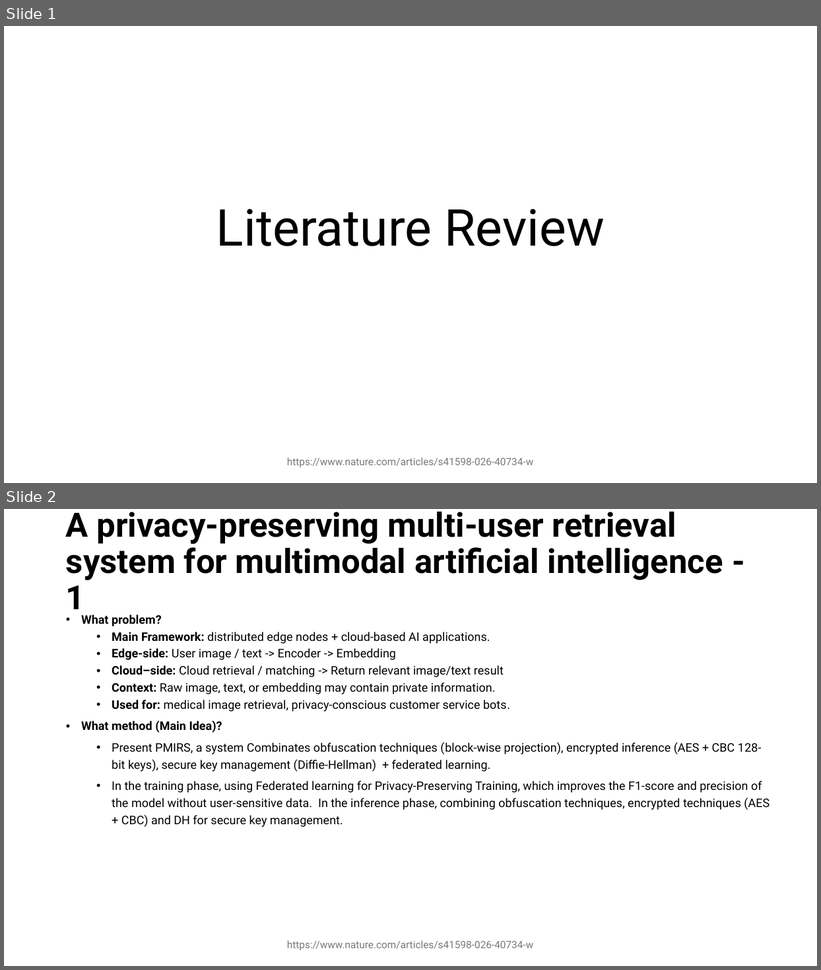
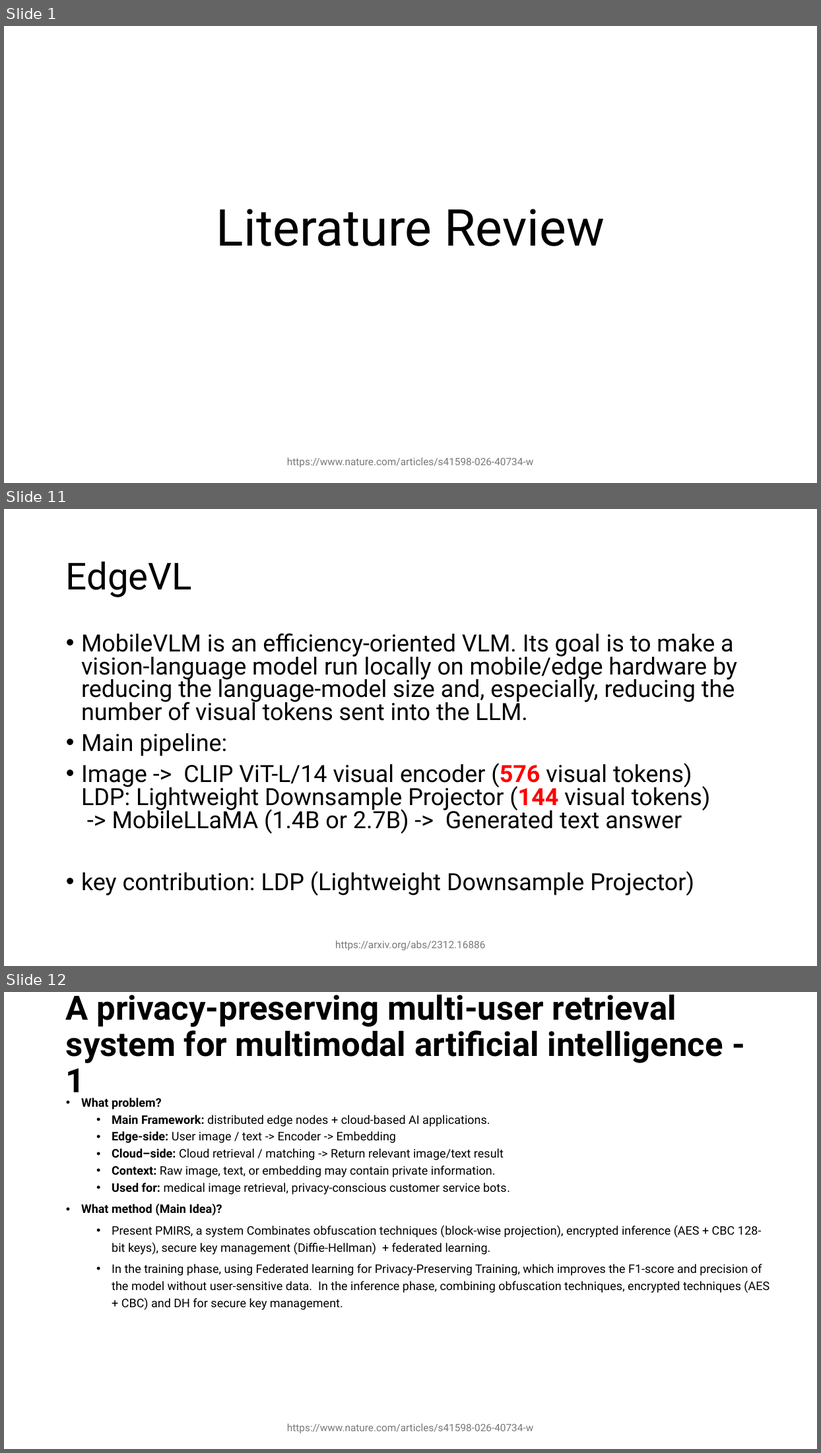
Before and after one commit to YMa10-ACS/CT5195-Master-capstone, a slide deck: Records/Literacture review.pptx. Shown one above the other, each under a label of ours: slides 1 and 2 before the commit, slides 1, 11 and 12 after it; the slides between them are not shown. The pictures are 821x970 and 821x1453 pixels, drawn with LibreOffice and Linux fonts; fonts in the diff are those of the drawing. Boxes give left, top, right and bottom in pixels: in the first picture for what was removed or moved away, otherwise in the second. Text is boxed around its words. In the diff, an @@ line names an element or a change of style, - is before the commit and + after.

```diff
--- a/Records/Literacture review.pptx
+++ b/Records/Literacture review.pptx
@@ slide 11 added at bbox=[4, 509, 817, 966], background #FFFFFF @@
@@ title added at bbox=[66, 561, 192, 597], 44 pt, text #000000 @@
+EdgeVL
@@ text added at bbox=[81, 633, 737, 896], 28 pt, text #000000 @@
+• MobileVLM is an efficiency-oriented VLM. Its goal is to make a vision-language model run locally on mobile/edge hardware by reducing the language-model size and, especially, reducing the number of visual tokens sent into the LLM.
+• Main pipeline:
+• Image -> CLIP ViT-L/14 visual encoder (576 visual tokens)
+  LDP: Lightweight Downsample Projector (144 visual tokens)
+  -> MobileLLaMA (1.4B or 2.7B) -> Generated text answer
+• key contribution: LDP (Lightweight Downsample Projector)
@@ text added at bbox=[335, 941, 485, 951], 12 pt, text #797979 @@
+https://arxiv.org/abs/2312.16886
@@ what was slide 2 is now slide 12 @@
```
Also in this commit, not shown: 1 slide changed, 8 other slides added, 3 slides removed, 7 other files.
